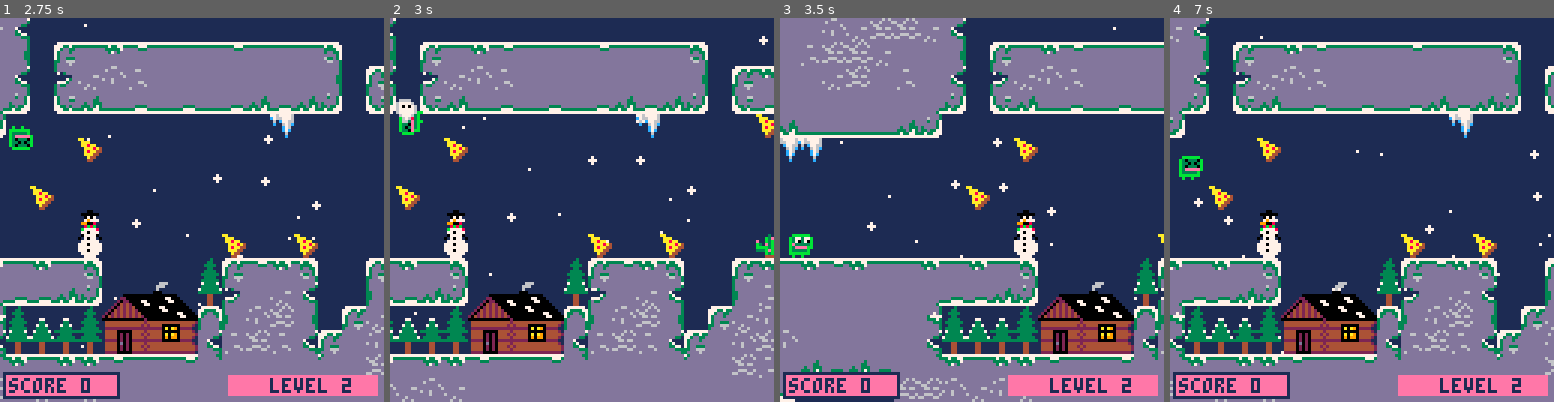
Above: before the commit, frames 1-4 (left to right).
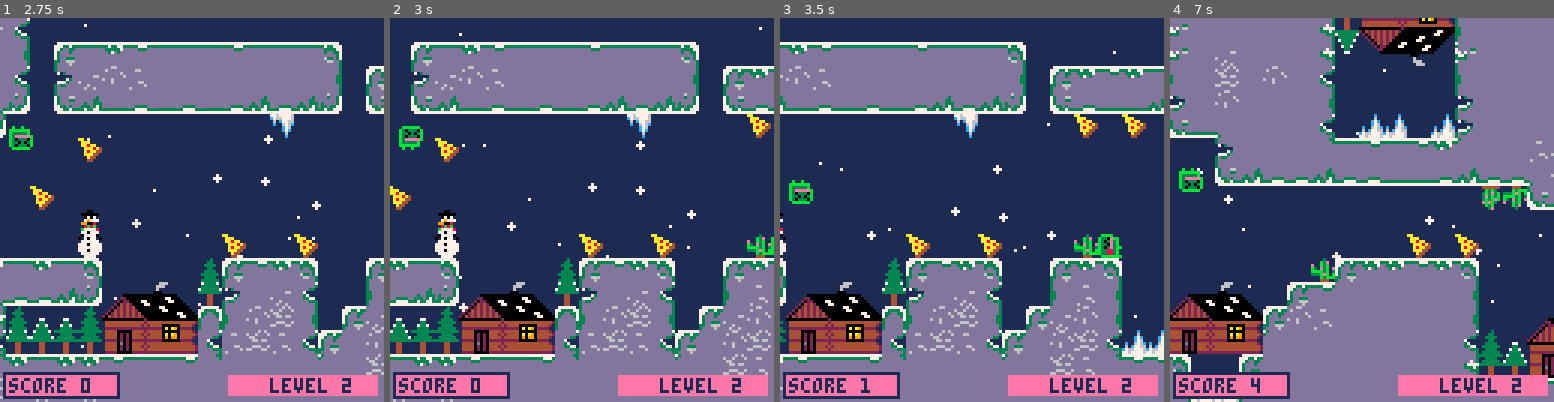
Above: after the commit, the same moments.

Repository: swagslash/huettenjam2023
Game: PICO-8 cartridge huettenjam2023.p8
Same seed, same stepped clock (60 frames per second), same inputs: the game is played once before the commit and once after it.
Inputs:
- Up to frame 1 (2.75 s): tap O (Z key) at 0.33, 0.7, 1.43, 2.22 s; tap X (X key) at 1.07, 2.07, 2.4, 2.73 s; hold Down from 2.42 s (still down)
- Up to frame 2 (3 s): release Down at 2.82 s
- Up to frame 3 (3.5 s): tap X (X key) at 3.07, 3.4 s; tap O (Z key) at 3.1 s
- Up to frame 4 (7 s): hold Up 3.58-4.08 s; tap X (X key) every 0.33 s from 3.73 to 6.73 s; tap O (Z key) every 0.88 s from 3.98 to 6.63 s; hold Down 4.58-5.08 s; hold Up 5.85-6.18 s; hold Down from 6.68 s (still down)

Frame 1 is identical in both runs. In frame 2, 22% of the frame differs, in the area x 0-100%, y 0-100%; in frame 3, 41%; in frame 4, 57%.

Commit message:
implement jump buffer

Diff:
--- a/scripts/game.lua
+++ b/scripts/game.lua
@@ -35,6 +35,9 @@
 level_finished_offset = 124 -- block offset when the level finishes
 level = 0
 final_level = 1
+
+max_jump = 5 -- frames the jump can register
+current_jump_buffer = 0 -- if >0: player pressed x
 
 -- this is basically _init
 function open_game(next_level)
@@ -90,8 +93,16 @@
     -- scroll map to the left
     map_scroll_x_offset = map_scroll_x_offset - map_scroll_speed
 
-    if btnp(❎) and player.can_toggle then
+    if btnp(❎) then
+        current_jump_buffer = max_jump
+    end
+
+    if current_jump_buffer > 0 and player.can_toggle then
         toggle_gravity()
+    end
+
+    if current_jump_buffer > 0 then
+        current_jump_buffer = current_jump_buffer - 1
     end
 
     move_player()
